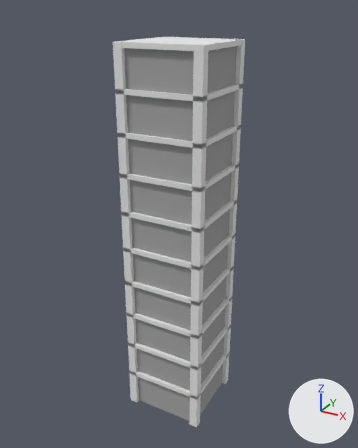
What one commit did to the Blender file res/building.blend.
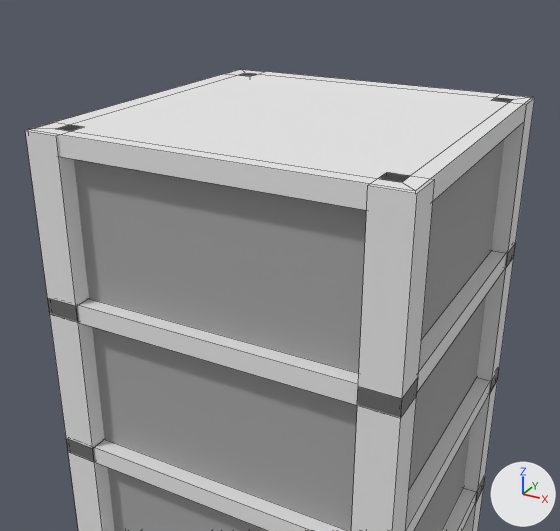
There are two pictures of each version: one whole from a camera (50 mm lens) standing at (5.18, -9.52, 9.79) and looking at (-0.09, 0.07, 4.99), one close up from a camera (50 mm lens) standing at (1.88, -3.67, 10.06) and looking at (0.06, -0.36, 8.4). Lighting does not change. The marker at lower right points along +X, +Y and +Z. The close-ups show mesh edges as thin lines.
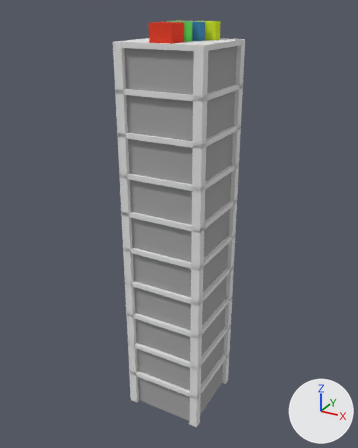
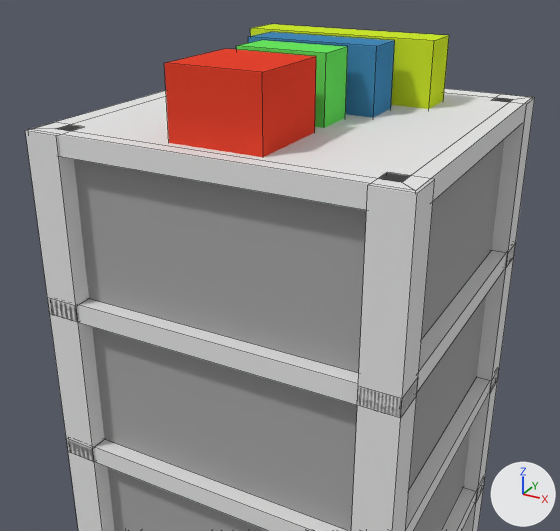
Changed parts and their boxes (x1, y1, x2, y2) in the close-ups (560 x 531 px):
'Cube', reshaped, turned, modifiers changed
    before: (25, 69, 535, 531)
    after: (25, 24, 535, 531)
part 1 of me_cube_001, added
    after: (462, 477, 485, 531)
part 2 of me_cube_001, added
    after: (25, 24, 535, 531)

Diff of the bpy script that builds the scene:
```diff
--- a/res/building.blend.py
+++ b/res/building.blend.py
@@ mat_material_004 @@
+mat_material_004 = diffuse_material('Material.004')
+mat_material_004.base_color = (0.142, 0.8, 0.114)  # green #69e75f
@@ mat_material_005 @@
+mat_material_005 = diffuse_material('Material.005')
+mat_material_005.base_color = (0.057, 0.244, 0.477)  # blue #4487b8
@@ mat_material_003 @@
+mat_material_003 = diffuse_material('Material.003')
+mat_material_003.base_color = (0.8, 0.059, 0.0296)  # red #e74530
@@ mat_material_006 @@
+mat_material_006 = diffuse_material('Material.006')
+mat_material_006.base_color = (0.608, 0.8, 0.027)  # green #cde72e
@@ me_cube_001 @@
 # used by ob_cube; location = (0.0, 0.0, 1.0)
-me_cube_001.from_pydata(...)  # 52 vertices, 42 faces; spans x -1.0..1.0, y -1.0..1.0, z -1.0..0.01
+me_cube_001.from_pydata(...)  # 552 vertices, 444 faces; spans x -1.0..1.0, y -1.0..1.0, z -1.0..8.5
+# me_cube_001 part 1: a new loose piece, a box spanning x 0.8..1.0, y -1.0..-0.8, z 4.43..5.43, in mat_material_001 (white #e7e7e7)
+# me_cube_001 part 2: 188 vertices added at x -1.0..1.0, y -1.0..1.0, z 5.33..8.5
 me_cube_001.materials.append(mat_material_001)
 me_cube_001.materials.append(mat_material_002)
+me_cube_001.materials.append(mat_material_003)  # red #e74530
+me_cube_001.materials.append(mat_material_004)  # green #69e75f
+me_cube_001.materials.append(mat_material_005)  # blue #4487b8
+me_cube_001.materials.append(mat_material_006)  # green #cde72e
@@ ob_cube @@
 ob_cube.location = (0.0, 0.0, 1.0)
-_m = ob_cube.modifiers.new('Array', 'ARRAY')
-_m.count = 10
-_m.constant_offset_displace = (0.0, 0.0, 0.0)
-_m.relative_offset_displace = (0.0, 0.0, 0.9)
+ob_cube.rotation_euler = (0.0, 0.0, 1.571)  # degrees (0, 0, 90)
```
